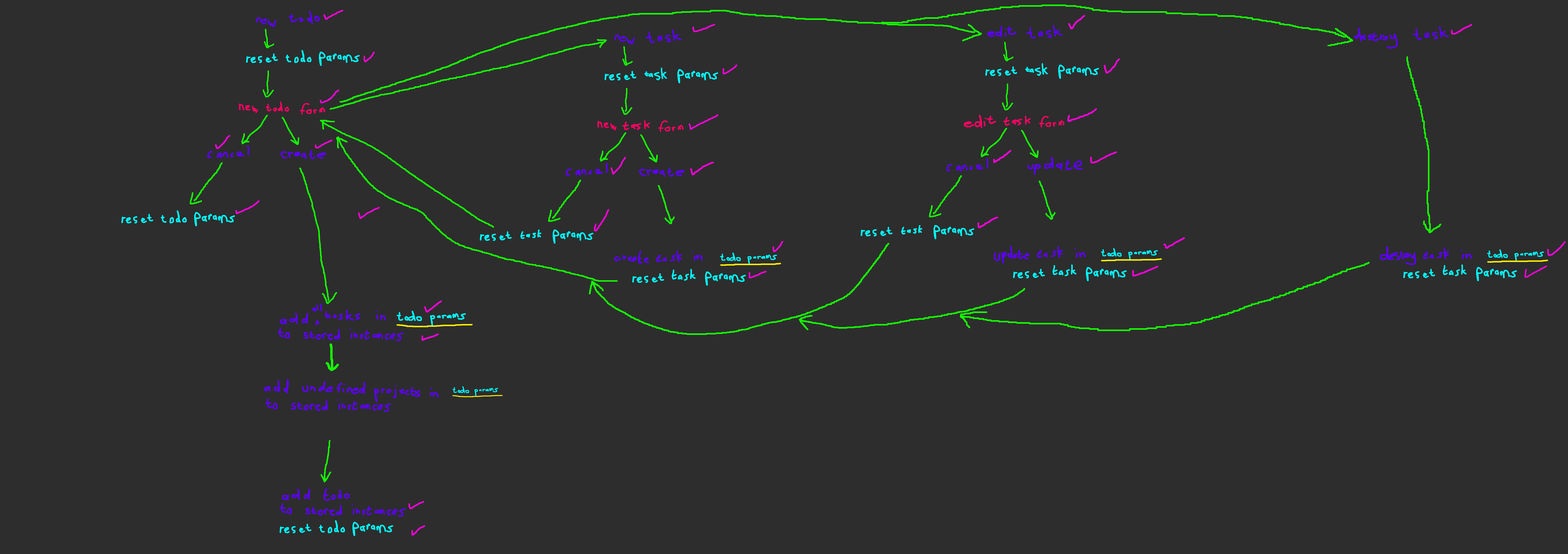
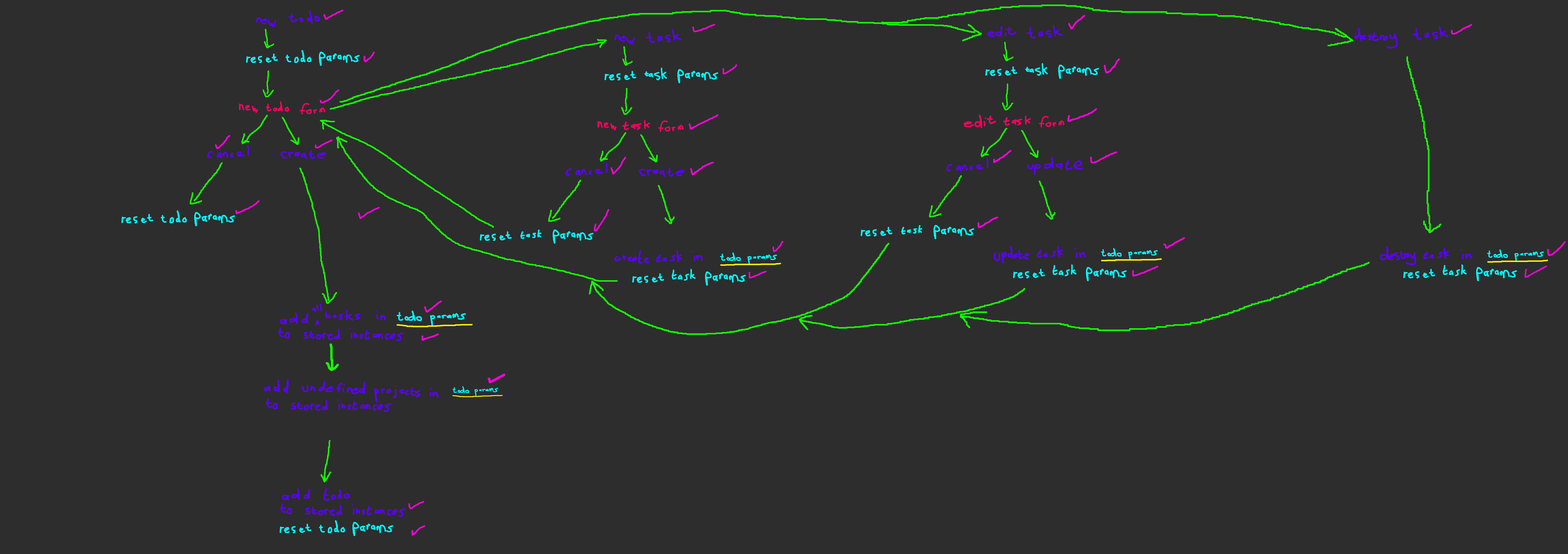
The second 1568 × 554 image is a revision of the first. Changes to its layers:
painted on "Paint Layer 2" over [487, 373, 506, 384]
painted on "Paint Layer 1" over [487, 373, 506, 384]
